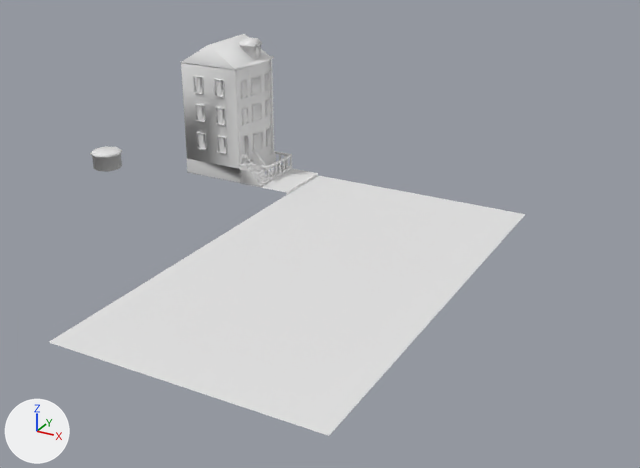
One commit to the Blender file SourceAssets/Environments/MassAve/MassAve_House_1_Mesh.blend: the scene before it, then after it.
Both versions are drawn from a camera (50 mm lens) standing at (46.7, -69.0, 29.4) and looking at (11.2, -4.5, -2.9). The lights are fixed; the arrows at lower left show +X, +Y and +Z. The picture after the commit comes second. Materials are left out; every surface is plain grey.

The first picture shows 'House1', 'NeighborhoodRoad_1'.
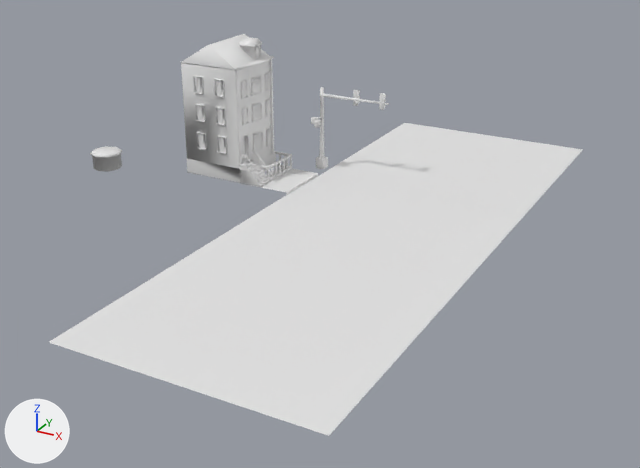
Where the change shows, as pixel boxes [x1, y1, x2, y2] in the pictures (640 x 468 px):
'Intersection', added
    after: [319, 123, 583, 214]
'Cube', added
    after: [311, 87, 389, 169]

Edits to the bpy script that builds the scene:
```text
Add me_cube_003:
    me_cube_003.from_pydata(...)  # 1442 vertices, 987 faces; spans x -3.0..5.29, y 5.77..7.83, z -8.49..-0.02
Add me_cube_002:
    me_cube_002.from_pydata([(-1.0, 4.7, -8.5), (-1.0, 25.8, -8.5), (20.1, 4.7, -8.5), (21.4, 4.7, -8.5), (20.1, 25.8, -8.5), (21.4, 25.8, -8.5)], [(3, 5)], [(1, 0, 2, 4)])
Add ob_cube:
    ob_cube = bpy.data.objects.new('Cube', me_cube_003)
    ob_cube.location = (7.2, -0.3, 7.5)
Add ob_intersection:
    ob_intersection = bpy.data.objects.new('Intersection', me_cube_002)
    ob_intersection.location = (7.2, -0.3, 7.5)
```
